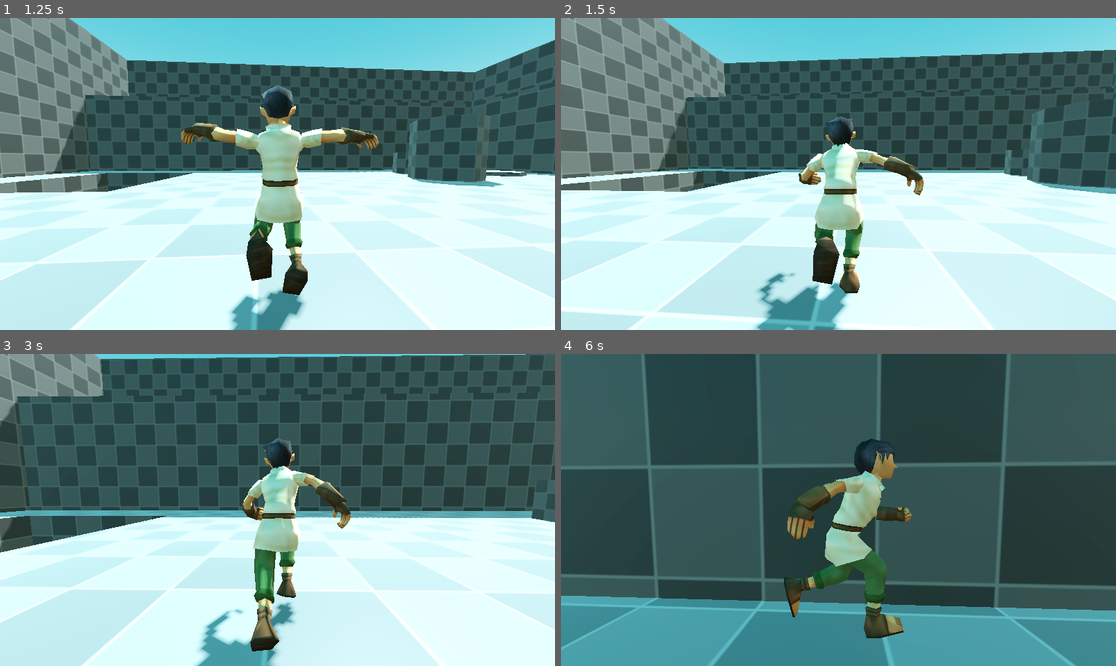
Above: before the commit, frames 1-4 (two rows, left to right).
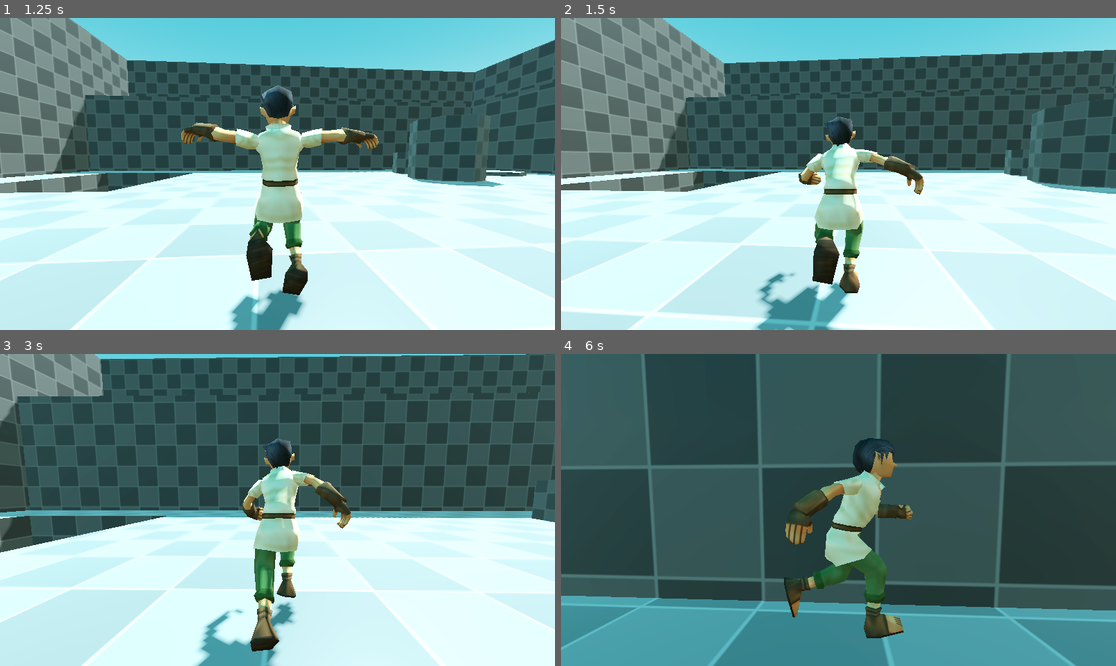
Above: after the commit, the same moments.

Repository: Amoskeag/Mage-Master
Game: Godot game, scene res://scenes/start.tscn
The game is run twice, just before and just after one commit, with the same random seed, the same clock (stepped at 60 frames per second) and the same inputs.
Inputs (mouse positions are in pixels of both pictures, inside the frame that each line leads up to):
- Up to frame 1 (1.25 s): tap Enter (ui_accept) at 0.5, 0.77 s; move the mouse to (305, 174) at 0.52 s; hold W (move_forward) from 0.53 s (still down); click (305, 174) at 0.67 s
- Up to frame 2 (1.5 s): keep holding W (move_forward); move the mouse to (810, 174) at 1.27 s
- Up to frame 3 (3 s): keep holding W (move_forward); tap Enter (ui_accept) at 1.52 s; move the mouse to (288, 503) at 2.02 s; move the mouse to (271, 516) at 2.77 s; click (271, 516) at 2.92 s
- Up to frame 4 (6 s): tap Enter (ui_accept) at 3.02, 3.77, 4.52 s; move the mouse to (877, 513) at 3.52 s; move the mouse to (794, 506) at 4.27 s; move the mouse to (844, 510) at 5.02 s; click (844, 510) at 5.17 s; move the mouse to (816, 503) at 5.77 s; release W (move_forward) at 5.78 s; hold D (move_right) from 5.78 s (still down)

Frame 1 is identical in both runs. In frame 2, 0.3% of the frame differs, in the area x 38-66%, y 31-100%; in frame 3, less than 0.1%; in frame 4, 0.9%, in the area x 40-64%, y 26-85%.

Commit message:
Fix Leaning Animation Error
Fixed animation error where character was not leaning into turns

Diff:
--- a/scenes/player.tscn
+++ b/scenes/player.tscn
@@ -5,8 +5,6 @@
 [ext_resource type="Script" uid="uid://bxyufloym88h2" path="res://scripts/camera_rig.gd" id="2_qhqgy"]
 
 [sub_resource type="CapsuleShape3D" id="CapsuleShape3D_bodal"]
-
-[sub_resource type="AnimationNodeAdd3" id="AnimationNodeAdd3_qhqgy"]
 
 [sub_resource type="AnimationNodeAnimation" id="AnimationNodeAnimation_qhqgy"]
 animation = &"freehand_walk"
@@ -45,10 +43,12 @@
 input_3/break_loop_at_end = false
 input_3/reset = true
 
+[sub_resource type="AnimationNodeAdd3" id="AnimationNodeAdd3_qhqgy"]
+
 [sub_resource type="AnimationNodeTimeScale" id="AnimationNodeTimeScale_fjrip"]
 
 [sub_resource type="AnimationNodeBlendTree" id="AnimationNodeBlendTree_smehm"]
-graph_offset = Vector2(-207.46204, 129.16924)
+graph_offset = Vector2(-587.8618, 416.53217)
 nodes/output/position = Vector2(540, 140)
 nodes/Animation/node = SubResource("AnimationNodeAnimation_qlg0r")
 nodes/Animation/position = Vector2(-200, 120)
@@ -64,11 +64,11 @@
 "nodes/Animation 4/position" = Vector2(-420, 580)
 "nodes/Animation 5/node" = SubResource("AnimationNodeAnimation_fjrip")
 "nodes/Animation 5/position" = Vector2(-420, 940)
-nodes/Add3/node = SubResource("AnimationNodeAdd3_qhqgy")
-nodes/Add3/position = Vector2(-100, 600)
+nodes/run_lean/node = SubResource("AnimationNodeAdd3_qhqgy")
+nodes/run_lean/position = Vector2(-100, 600)
 "nodes/Animation 6/node" = SubResource("AnimationNodeAnimation_smehm")
 "nodes/Animation 6/position" = Vector2(-100, 920)
-node_connections = [&"output", 0, &"Movement", &"Movement", 0, &"Animation", &"Movement", 1, &"walk_speed", &"Movement", 2, &"Add3", &"Movement", 3, &"Animation 6", &"walk_speed", 0, &"Animation 2", &"Add3", 0, &"Animation 4", &"Add3", 1, &"Animation 3", &"Add3", 2, &"Animation 5"]
+node_connections = [&"output", 0, &"Movement", &"Movement", 0, &"Animation", &"Movement", 1, &"walk_speed", &"Movement", 2, &"run_lean", &"Movement", 3, &"Animation 6", &"walk_speed", 0, &"Animation 2", &"run_lean", 0, &"Animation 4", &"run_lean", 1, &"Animation 3", &"run_lean", 2, &"Animation 5"]
 
 [node name="Player" type="CharacterBody3D"]
 floor_snap_length = 0.25
@@ -91,37 +91,37 @@
 transform = Transform3D(-1, 0, -8.742278e-08, 0, 1, 0, 8.742278e-08, 0, -1, 0, 0, 0)
 
 [node name="Skeleton3D" parent="Mesh/HeroRig_export" index="0"]
-bones/0/position = Vector3(-0.030402496, 1.0922701, -0.0035601244)
+bones/0/position = Vector3(0.017010769, 1.1022373, 0.09707196)
 bones/0/rotation = Quaternion(1, 5.056924e-15, 1.0658141e-14, 6.16095e-08)
-bones/1/rotation = Quaternion(0.72834706, 0.006366473, 0.008785788, 0.6851225)
-bones/2/rotation = Quaternion(-0.7988951, -0.11796588, -0.09192893, 0.58258027)
-bones/3/rotation = Quaternion(0.31232202, -0.0039864806, 0.026159093, 0.9496077)
-bones/4/rotation = Quaternion(-0.18160534, -0.012499467, 0.11327037, 0.97674626)
-bones/5/rotation = Quaternion(-0.80960643, 0.09115028, 0.03718553, 0.5786592)
-bones/6/rotation = Quaternion(0.3365959, 0.003951264, -0.02819219, 0.9412189)
-bones/7/rotation = Quaternion(-0.19948718, 0.008105654, -0.07281621, 0.9771577)
-bones/8/rotation = Quaternion(0.9970422, 0.0077954237, 0.00023392761, -0.07645959)
-bones/9/rotation = Quaternion(-0.06446282, 2.8165636e-07, -6.4309567e-09, 0.9979201)
-bones/10/rotation = Quaternion(-0.7040355, 0.12145915, 0.09786416, 0.6928235)
-bones/11/rotation = Quaternion(0.9794918, 0.18530509, 0.047681253, -0.06312206)
-bones/12/rotation = Quaternion(-0.3562633, 0.0066390964, -0.028517218, 0.9339268)
-bones/13/rotation = Quaternion(-0.045947555, -0.1344494, 0.21322572, 0.96661633)
-bones/14/rotation = Quaternion(-0.43457532, 0.89500916, -0.07173615, 0.070404)
+bones/1/rotation = Quaternion(0.76760983, 0.026301567, -0.02142955, 0.64001894)
+bones/2/rotation = Quaternion(-0.9492577, -0.055432905, 0.02644696, 0.30844396)
+bones/3/rotation = Quaternion(0.44103715, -0.003764456, 0.03693986, 0.8967205)
+bones/4/rotation = Quaternion(-0.122037925, 0.013787131, 0.04697103, 0.9913176)
+bones/5/rotation = Quaternion(-0.7405274, 0.017570673, 0.045810677, 0.6702327)
+bones/6/rotation = Quaternion(0.641636, 0.003211998, -0.0537414, 0.7651176)
+bones/7/rotation = Quaternion(-0.086277775, -0.01802108, -0.048399404, 0.99493164)
+bones/8/rotation = Quaternion(0.9170958, -0.040538047, 0.2361965, -0.31859583)
+bones/9/rotation = Quaternion(-0.06446286, 2.8245384e-07, -5.580818e-09, 0.9979201)
+bones/10/rotation = Quaternion(-0.8624465, -0.16828305, -0.14668255, 0.454259)
+bones/11/rotation = Quaternion(0.9378948, 0.3447956, -0.038273104, -0.0021410692)
+bones/12/rotation = Quaternion(-0.1866444, 0.0069828876, -0.014940033, 0.98228914)
+bones/13/rotation = Quaternion(-0.164054, -0.10103956, 0.22123577, 0.955998)
+bones/14/rotation = Quaternion(-0.43457532, 0.8950093, -0.07173613, 0.070403956)
 bones/15/rotation = Quaternion(-0.1721431, 0.7210735, 0.19182459, 0.64313537)
-bones/16/rotation = Quaternion(-0.2176696, -0.0001069269, 0.00037533257, 0.9760225)
-bones/17/rotation = Quaternion(-0.18079056, -1.1645708e-06, -3.1288474e-07, 0.9835217)
-bones/18/rotation = Quaternion(-1.4055169e-07, -0.048503865, -2.088335e-06, 0.9988231)
-bones/19/rotation = Quaternion(0.7206885, -0.6926366, -0.013503372, -0.026083525)
-bones/20/rotation = Quaternion(0.9768195, -0.19965072, -0.037682172, -0.06740393)
-bones/21/rotation = Quaternion(-0.35921335, -0.0066317273, 0.028753525, 0.9327889)
-bones/22/rotation = Quaternion(0.008767225, 0.054576676, -0.07919014, 0.99532586)
-bones/24/rotation = Quaternion(0.4345752, 0.89500934, -0.07173601, -0.07040387)
-bones/25/rotation = Quaternion(-0.17214315, -0.7210734, -0.19182467, 0.64313555)
-bones/26/rotation = Quaternion(-0.21766965, 0.00010679192, -0.0003753288, 0.9760225)
-bones/27/rotation = Quaternion(-0.18079045, 1.1404346e-06, 2.9008703e-07, 0.98352164)
-bones/28/rotation = Quaternion(-3.4173087e-08, -0.014847396, 2.1858543e-06, 0.9998898)
-bones/29/rotation = Quaternion(0.99971575, 1.2521448e-08, -8.319377e-08, 0.023842245)
-bones/29/scale = Vector3(1, 1.0000001, 1.0000014)
+bones/16/rotation = Quaternion(-0.2176696, -0.000106906286, 0.00037531022, 0.9760225)
+bones/17/rotation = Quaternion(-0.1807904, -1.1214855e-06, -2.8545332e-07, 0.98352164)
+bones/18/rotation = Quaternion(-1.6660238e-08, 0.011659641, -2.1663168e-06, 0.9999321)
+bones/19/rotation = Quaternion(0.7206885, -0.6926366, -0.013503368, -0.026083518)
+bones/20/rotation = Quaternion(0.9154614, -0.32422763, 0.23763537, 0.01834114)
+bones/21/rotation = Quaternion(-0.6752391, -0.005229998, 0.054050032, 0.7355973)
+bones/22/rotation = Quaternion(-0.24224888, 0.2879653, 0.01087354, 0.92643034)
+bones/24/rotation = Quaternion(0.43457517, 0.8950093, -0.07173597, -0.07040379)
+bones/25/rotation = Quaternion(-0.17214316, -0.7210734, -0.19182463, 0.6431355)
+bones/26/rotation = Quaternion(-0.21766958, 0.00010679859, -0.00037532687, 0.9760224)
+bones/27/rotation = Quaternion(-0.18079041, 1.189675e-06, 3.975631e-07, 0.98352164)
+bones/28/rotation = Quaternion(-5.068251e-07, 0.2129621, 2.121967e-06, 0.9770605)
+bones/29/rotation = Quaternion(0.99971575, 5.6571863e-09, -6.39324e-08, 0.023842182)
+bones/29/scale = Vector3(1.0000002, 0.9999999, 1.0000014)
 
 [node name="AnimationPlayer" parent="Mesh" index="1"]
 autoplay = "freehand_idle"
@@ -130,10 +130,10 @@
 root_node = NodePath("../Mesh")
 tree_root = SubResource("AnimationNodeBlendTree_smehm")
 anim_player = NodePath("../Mesh/AnimationPlayer")
-parameters/Movement/current_state = "idle"
+parameters/Movement/current_state = "run"
 parameters/Movement/transition_request = ""
-parameters/Movement/current_index = 0
+parameters/Movement/current_index = 2
 parameters/walk_speed/scale = 1.0
-parameters/Add3/add_amount = 0.0
+parameters/run_lean/add_amount = 0.0
 
 [editable path="Mesh"]
--- a/scripts/player.gd
+++ b/scripts/player.gd
@@ -45,7 +45,7 @@
 		anim_tree.set("parameters/Movement/transition_request", "run")
 		var lean := direction.dot(global_basis.x)
 		last_lean = lerpf(last_lean, lean, 0.3)
-		anim_tree.set("parameters/run_lean/add_mount", last_lean)
+		anim_tree.set("parameters/run_lean/add_amount", last_lean)
 
 	elif current_speed > 0.0:
 		anim_tree.set("parameters/Movement/transition_request", "walk")
